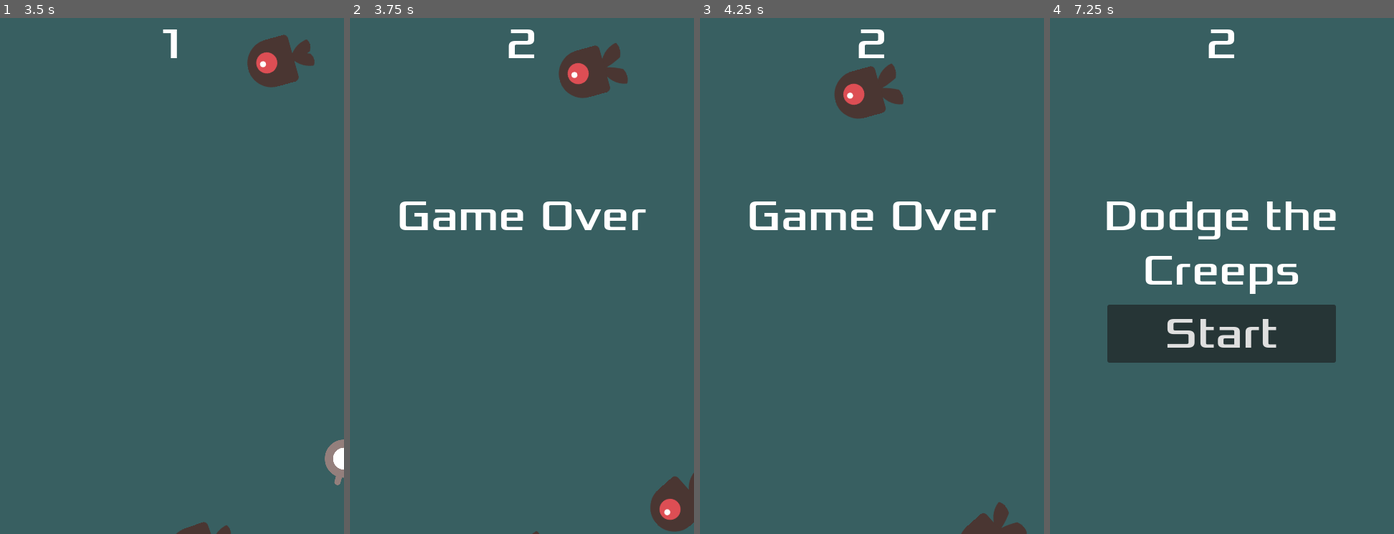
Above: before the commit, frames 1-4 (left to right).
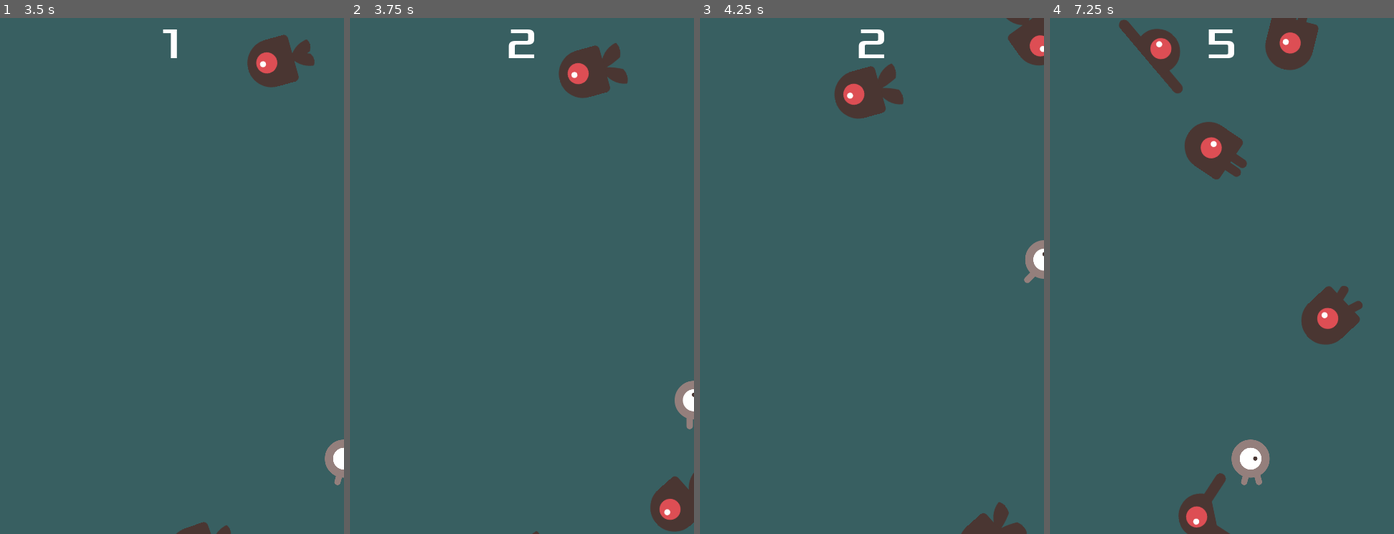
Above: after the commit, the same moments.

Repository: floriansimunek/Godot-2d-dodge-the-creeps
Game: Godot game, scene res://main.tscn
The game is run twice, just before and just after one commit, with the same random seed, the same clock (stepped at 60 frames per second) and the same inputs.
Inputs:
- Up to frame 1 (3.5 s): click "Start" at 0.5 s; tap Enter at 1.25 s; hold D (move_right) 1.28-2.03 s; hold S (move_down) 2.03-2.78 s; hold D (move_right) from 2.78 s (still down)
- Up to frame 2 (3.75 s): release D (move_right) at 3.53 s; hold W (move_up) from 3.53 s (still down)
- Up to frame 3 (4.25 s): keep holding W (move_up)
- Up to frame 4 (7.25 s): release W (move_up) at 4.28 s; hold A (move_left) 4.28-5.78 s; hold S (move_down) 5.78-6.53 s; hold D (move_right) from 6.53 s (still down)

Frame 1 is identical in both runs. In frame 2, 1.9% of the frame differs, in the area x 14-100%, y 35-80%; in frame 3, 2.6%; in frame 4, 16%, in the area x 16-91%, y 0-100%.

Commit message:
:bug: Fix console error

Diff:
--- a/main.tscn
+++ b/main.tscn
@@ -29,6 +29,8 @@
 curve = SubResource("Curve2D_u6i38")
 
 [node name="MobSpawnLocation" type="PathFollow2D" parent="MobPath"]
+rotation = -1.5708
+progress = 2400.0
 
 [node name="MobTimer" type="Timer" parent="."]
 wait_time = 0.5
--- a/player.gd
+++ b/player.gd
@@ -44,7 +44,7 @@
 	show()
 	$CollisionShape2D.disabled = false
 
-func _on_body_entered(body):
+func _on_body_entered():
 	hide()
 	$CollisionShape2D.set_deferred("disabled", true)
 	emit_signal("hit")
